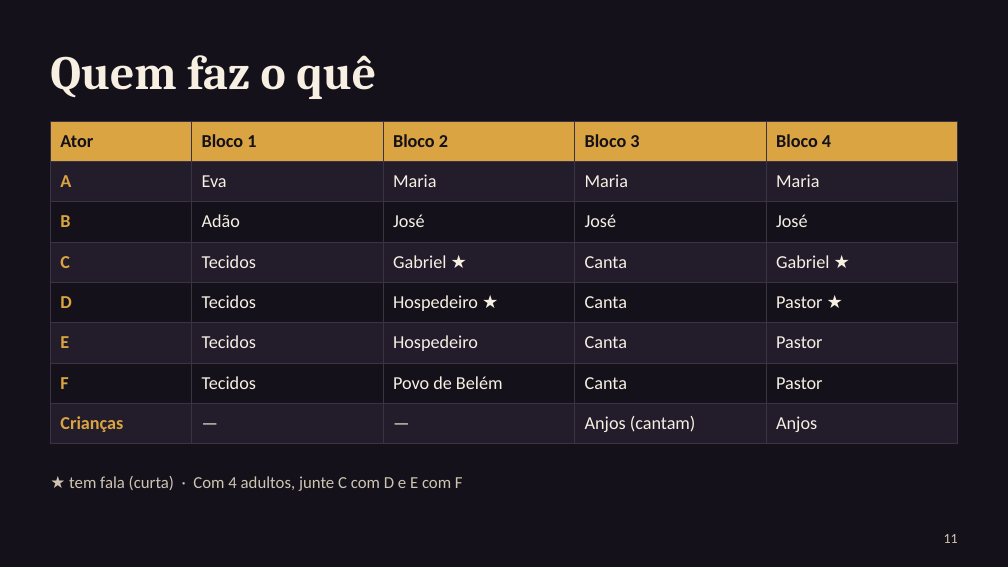
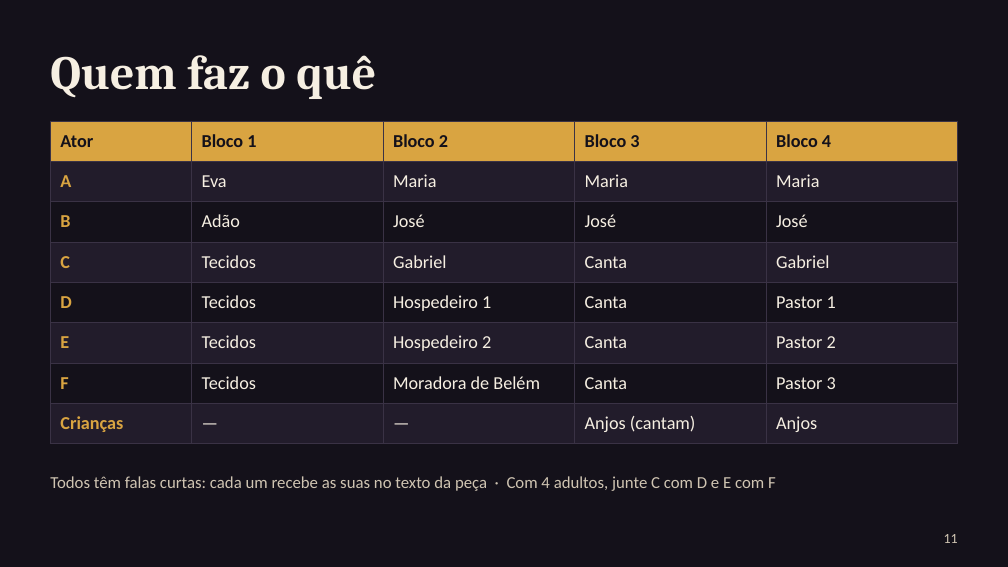
Before and after one commit to MatheusXd1227/Rob-IA-BTG, a slide deck: slide 11 of teatro/apresentacao-peca-natal.pptx. Drawn at 1008x567 pixels with LibreOffice and Linux fonts; fonts in the diff are those of the drawing. Boxes give left, top, right and bottom in pixels: in the first picture for what was removed or moved away, otherwise in the second. Text is boxed around its words. In the diff, an @@ line names an element or a change of style, - is before the commit and + after.

```diff
--- a/teatro/apresentacao-peca-natal.pptx
+++ b/teatro/apresentacao-peca-natal.pptx
@@ table at <box>50,121,958,436</box> @@
-row 4, column 3: Gabriel ★
+row 4, column 3: Gabriel
-row 4, column 5: Gabriel ★
+row 4, column 5: Gabriel
-row 5, column 3: Hospedeiro ★
+row 5, column 3: Hospedeiro 1
-row 5, column 5: Pastor ★
+row 5, column 5: Pastor 1
-row 6, column 3: Hospedeiro
+row 6, column 3: Hospedeiro 2
-row 6, column 5: Pastor
+row 6, column 5: Pastor 2
-row 7, column 3: Povo de Belém
+row 7, column 3: Moradora de Belém
-row 7, column 5: Pastor
+row 7, column 5: Pastor 3
@@ text at <box>50,476,776,491</box>: text changed @@
-★ tem fala (curta) · Com 4 adultos, junte C com D e E com F
+Todos têm falas curtas: cada um recebe as suas no texto da peça · Com 4 adultos, junte C com D e E com F
```
Also in this commit, not shown: 1 other slide changed, 2 other files.
